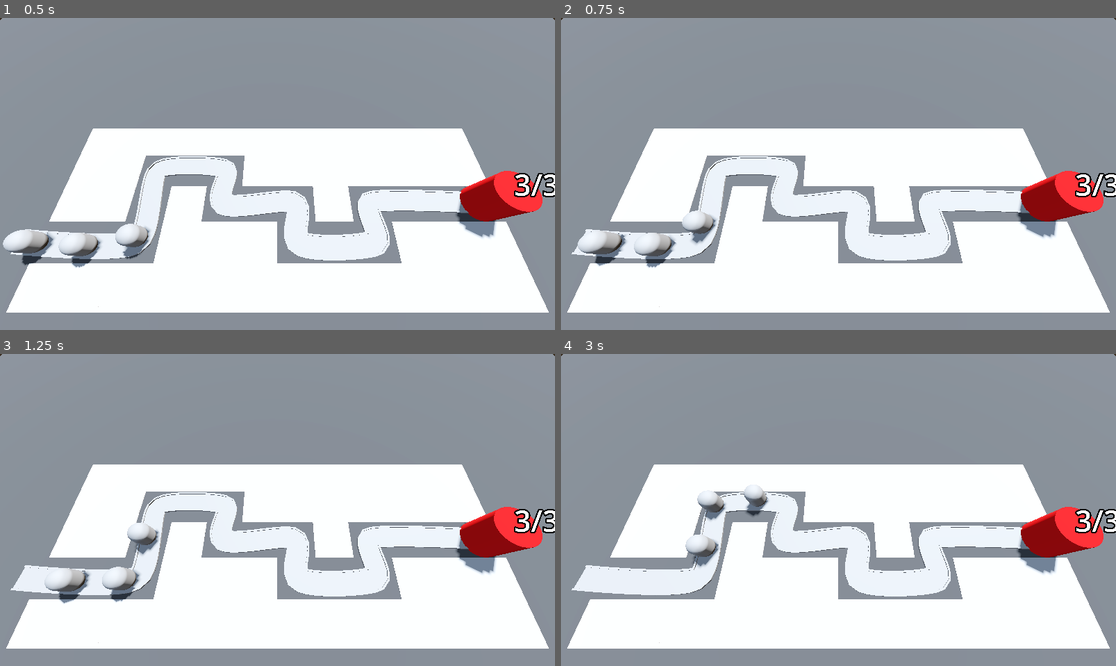
Above: before the commit, frames 1-4 (two rows, left to right).
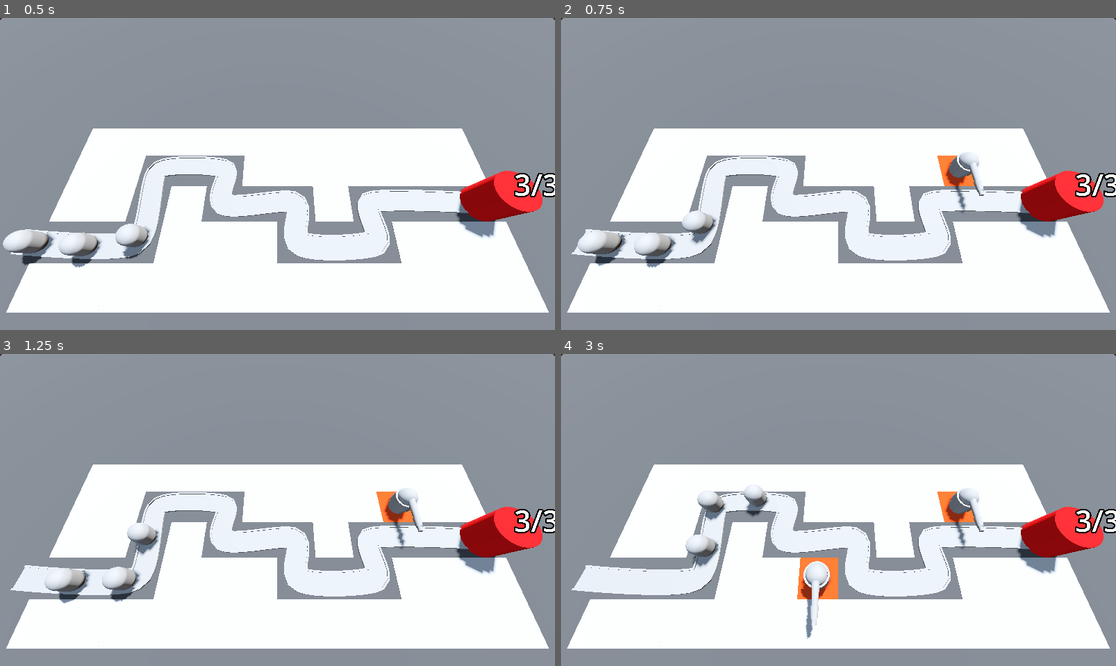
Above: after the commit, the same moments.

Repository: RileyWaldo/BarbarianBlaster
Game: Godot game, scene res://base_level.tscn
Two runs of this game, one before a commit and one after it. Both use one fixed random seed, a clock stepped at 60 frames per second and the inputs below.
Inputs (mouse positions are in pixels of both pictures, inside the frame that each line leads up to):
- Up to frame 1 (0.5 s): no input
- Up to frame 2 (0.75 s): move the mouse to (960, 158) at 0.52 s; click (960, 158) at 0.6 s
- Up to frame 3 (1.25 s): no input
- Up to frame 4 (3 s): move the mouse to (727, 525) at 1.27 s; click (727, 525) at 1.35 s; move the mouse to (894, 441) at 2.02 s; click (894, 441) at 2.1 s; move the mouse to (810, 572) at 2.77 s; click (810, 572) at 2.85 s

Frame 1 is identical in both runs. In frame 2, 0.7% of the frame differs, in the area x 67-77%, y 42-63%; in frame 3, 0.7%; in frame 4, 1.6%, in the area x 42-77%, y 42-92%.

Commit message:
Added turret spawner

Diff:
--- /dev/null
+++ b/GameObjects/Turret.tscn
@@ -0,0 +1,49 @@
+[gd_scene load_steps=6 format=3 uid="uid://cwnwy7uaafk4l"]
+
+[sub_resource type="CylinderMesh" id="CylinderMesh_ulk6p"]
+height = 1.0
+
+[sub_resource type="CylinderMesh" id="CylinderMesh_aqrsx"]
+top_radius = 0.6
+bottom_radius = 0.6
+height = 0.6
+
+[sub_resource type="CylinderMesh" id="CylinderMesh_0ruk3"]
+top_radius = 0.1
+bottom_radius = 0.2
+
+[sub_resource type="CylinderMesh" id="CylinderMesh_fybta"]
+top_radius = 0.14
+bottom_radius = 0.175
+height = 0.5
+
+[sub_resource type="SphereMesh" id="SphereMesh_lvfwo"]
+height = 0.5
+is_hemisphere = true
+
+[node name="Turret" type="Node3D"]
+transform = Transform3D(2, 0, 0, 0, 2, 0, 0, 0, 2, 0, 0, 0)
+
+[node name="TurretBase" type="MeshInstance3D" parent="."]
+transform = Transform3D(1, 0, 0, 0, 1, 0, 0, 0, 1, 0, 0.5, 0)
+mesh = SubResource("CylinderMesh_ulk6p")
+
+[node name="TurretTop" type="MeshInstance3D" parent="TurretBase"]
+transform = Transform3D(1, 0, 0, 0, 1, 0, 0, 0, 1, 0, 0.3, 0)
+mesh = SubResource("CylinderMesh_aqrsx")
+
+[node name="Gun" type="Node3D" parent="TurretBase/TurretTop"]
+transform = Transform3D(1, 0, 0, 0, -4.371139e-08, -1, 0, 1, -4.371139e-08, 0, 0.8483581, 0)
+
+[node name="TurretBarrel" type="MeshInstance3D" parent="TurretBase/TurretTop/Gun"]
+transform = Transform3D(1, 0, 0, 0, 1, 0, 0, 0, 1, 0, 1, 0.32954383)
+mesh = SubResource("CylinderMesh_0ruk3")
+skeleton = NodePath("../..")
+
+[node name="MeshInstance3D" type="MeshInstance3D" parent="TurretBase/TurretTop/Gun/TurretBarrel"]
+transform = Transform3D(1, 0, 0, 0, 1, 0, 0, 0, 1, 0, 0.52482826, -1.1920929e-07)
+mesh = SubResource("CylinderMesh_fybta")
+
+[node name="MeshInstance3D" type="MeshInstance3D" parent="TurretBase/TurretTop"]
+transform = Transform3D(1, 0, 0, 0, 1, 0, 0, 0, 1, 0, 0.3, 0)
+mesh = SubResource("SphereMesh_lvfwo")
--- a/Scripts/RayPickerCamera.gd
+++ b/Scripts/RayPickerCamera.gd
@@ -1,6 +1,8 @@
 extends Camera3D
 
+@export var gridMap: GridMap
 @export var rayMaxDistance: float = 100.0
+@export var turretManager: Node3D
 
 @onready var rayCast: RayCast3D = $RayCast3D
 
@@ -9,4 +11,18 @@
 	rayCast.target_position = project_local_ray_normal(mousePos) * rayMaxDistance
 	rayCast.force_raycast_update()
 
-	printt(rayCast.get_collider(), rayCast.get_collision_point())
+	Input.set_default_cursor_shape(Input.CURSOR_ARROW)
+	if(rayCast.is_colliding()):
+		Input.set_default_cursor_shape(Input.CURSOR_POINTING_HAND)
+
+		if(!Input.is_action_just_pressed("click")):
+			return
+		var collider = rayCast.get_collider()
+		if(collider is GridMap):
+			var collisionPoint = rayCast.get_collision_point()
+			var cell = gridMap.local_to_map(collisionPoint)
+			if(gridMap.get_cell_item(cell) != 0):
+				return
+			gridMap.set_cell_item(cell, 1)
+			var tilePosition = gridMap.map_to_local(cell)
+			turretManager.BuildTurret(tilePosition)
--- /dev/null
+++ b/Scripts/TurretManager.gd
@@ -0,0 +1,8 @@
+extends Node3D
+
+@export var turret: PackedScene
+
+func BuildTurret(turretPosition: Vector3) -> void:
+	var newTurret: Node3D = turret.instantiate()
+	add_child(newTurret)
+	newTurret.global_position = turretPosition
--- a/base_level.tscn
+++ b/base_level.tscn
@@ -1,9 +1,11 @@
-[gd_scene load_steps=10 format=3 uid="uid://b0hp12i56too8"]
+[gd_scene load_steps=12 format=3 uid="uid://b0hp12i56too8"]
 
 [ext_resource type="PackedScene" uid="uid://blth468svkjaq" path="res://GameObjects/RayPickerCamera.tscn" id="1_3o4py"]
 [ext_resource type="MeshLibrary" uid="uid://mbshsf5ypr4a" path="res://MeshLibraries/SpaceLibrary.tres" id="1_bo3yr"]
 [ext_resource type="PackedScene" uid="uid://cgio16xab0rf" path="res://GameObjects/Enemy.tscn" id="2_5vx1e"]
 [ext_resource type="PackedScene" uid="uid://c1iinwkk72ugo" path="res://GameObjects/Base.tscn" id="3_eesb3"]
+[ext_resource type="Script" uid="uid://btm061wtvyf1a" path="res://Scripts/TurretManager.gd" id="5_ftfrf"]
+[ext_resource type="PackedScene" uid="uid://cwnwy7uaafk4l" path="res://GameObjects/Turret.tscn" id="6_u2wky"]
 
 [sub_resource type="ProceduralSkyMaterial" id="ProceduralSkyMaterial_4sal3"]
 sky_horizon_color = Color(0.66224277, 0.6717428, 0.6867428, 1)
@@ -37,13 +39,15 @@
 transform = Transform3D(-0.8660254, -0.43301278, 0.25, 0, 0.49999997, 0.86602545, -0.50000006, 0.75, -0.43301266, 0, 0, 0)
 shadow_enabled = true
 
+[node name="RayPickerCamera" parent="." node_paths=PackedStringArray("gridMap", "turretManager") instance=ExtResource("1_3o4py")]
+transform = Transform3D(1, 0, 0, 0, 0.42261824, 0.9063078, 0, -0.9063078, 0.42261824, 0, 21.5, 8.5)
+gridMap = NodePath("../GridMap")
+turretManager = NodePath("../TurretManager")
+
 [node name="Floor" type="CSGBox3D" parent="."]
 transform = Transform3D(1, 0, 0, 0, 1, 0, 0, 0, 1, 0, -1, 0)
 material_override = SubResource("StandardMaterial3D_eesb3")
 size = Vector3(100, 2, 100)
-
-[node name="RayPickerCamera" parent="." instance=ExtResource("1_3o4py")]
-transform = Transform3D(1, 0, 0, 0, 0.42261824, 0.9063078, 0, -0.9063078, 0.42261824, 0, 21.5, 8.5)
 
 [node name="GridMap" type="GridMap" parent="."]
 mesh_library = ExtResource("1_bo3yr")
@@ -102,7 +106,7 @@
 transform = Transform3D(-0.09053503, 0, -0.9958852, 0, 1, 0, 0.9958852, 0, -0.09053503, -26, 0, 6)
 
 [node name="Enemy2" parent="Path3D" instance=ExtResource("2_5vx1e")]
-transform = Transform3D(-0.049722534, 0, -0.9987547, 0, 1, 0, 0.9987547, 0, -0.049722534, -21.012257, 0, 6.3452425)
+transform = Transform3D(-0.04972252, 0, -0.9987544, 0, 1, 0, 0.9987544, 0, -0.04972252, -21.012257, 0, 6.3452425)
 progress = 5.0
 
 [node name="Enemy3" parent="Path3D" instance=ExtResource("2_5vx1e")]
@@ -112,3 +116,7 @@
 [node name="Base" parent="." instance=ExtResource("3_eesb3")]
 transform = Transform3D(1, 0, 0, 0, 1, 0, 0, 0, 1, 22, 0, 2)
 maxHealth = 3
+
+[node name="TurretManager" type="Node3D" parent="."]
+script = ExtResource("5_ftfrf")
+turret = ExtResource("6_u2wky")
--- a/project.godot
+++ b/project.godot
@@ -18,3 +18,11 @@
 [global_group]
 
 base="For easy access to the base"
+
+[input]
+
+click={
+"deadzone": 0.2,
+"events": [Object(InputEventMouseButton,"resource_local_to_scene":false,"resource_name":"","device":-1,"window_id":0,"alt_pressed":false,"shift_pressed":false,"ctrl_pressed":false,"meta_pressed":false,"button_mask":1,"position":Vector2(186, 20),"global_position":Vector2(200, 93),"factor":1.0,"button_index":1,"canceled":false,"pressed":true,"double_click":false,"script":null)
+]
+}
Not shown, added: Scripts/TurretManager.gd.uid
